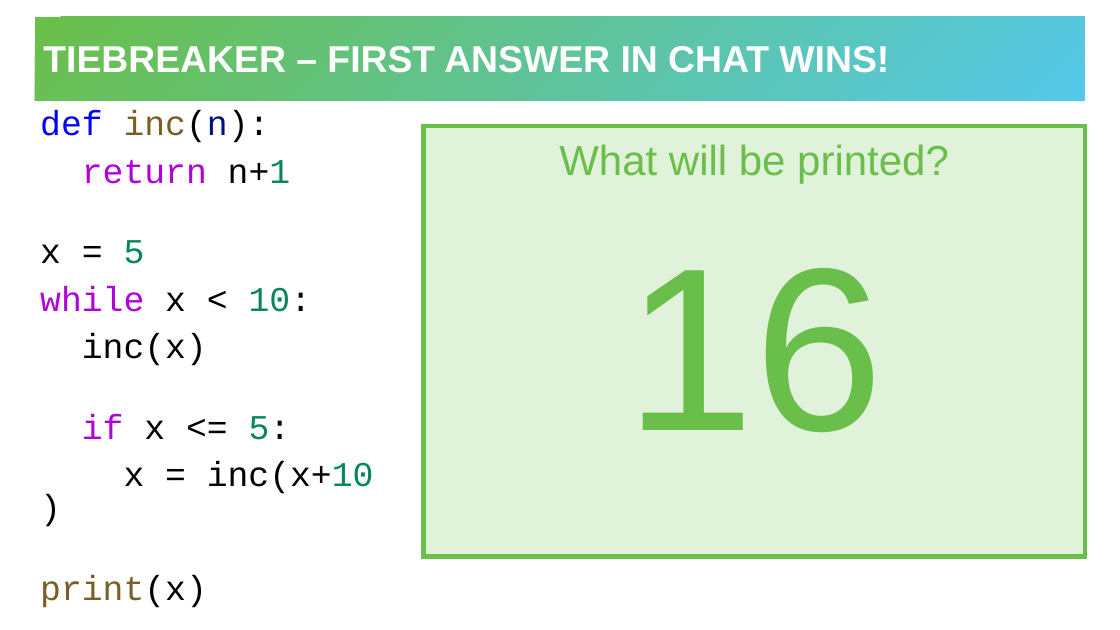
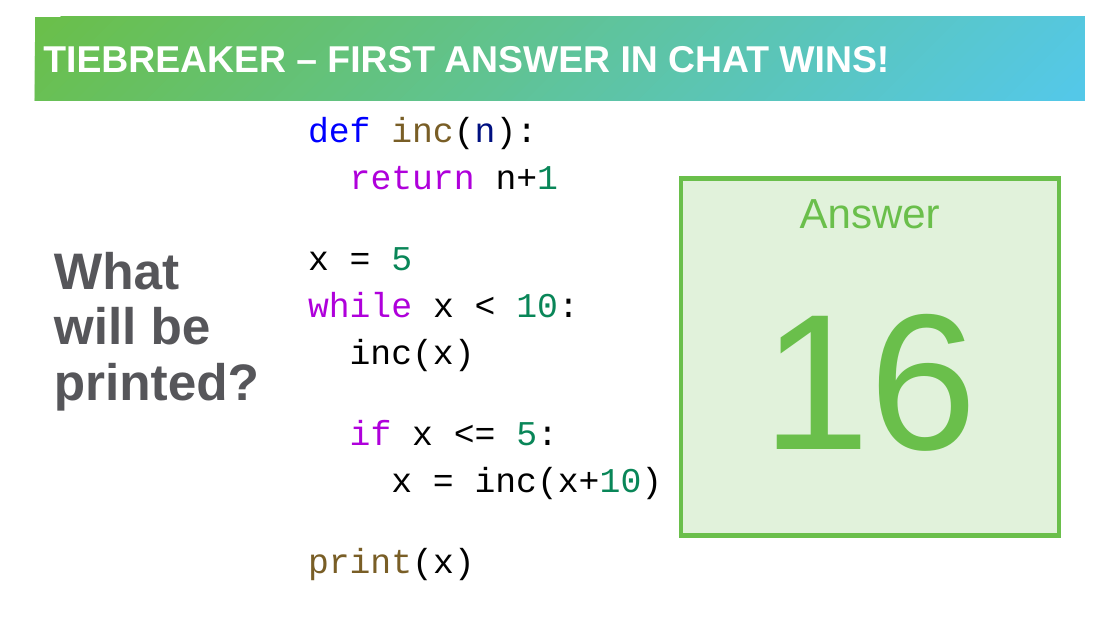
Before and after one commit to hytechclub/py-201, a slide deck: slide 11 of BasicProgramming/TeamQuiz.pptx. Drawn at 1120x630 pixels with LibreOffice and Linux fonts; fonts in the diff are those of the drawing. Boxes give left, top, right and bottom in pixels: in the first picture for what was removed or moved away, otherwise in the second. Text is boxed around its words. In the diff, an @@ line names an element or a change of style, - is before the commit and + after.

```diff
--- a/BasicProgramming/TeamQuiz.pptx
+++ b/BasicProgramming/TeamQuiz.pptx
@@ text "def inc(n):" rewrapped from (40, 110, 374, 608) to (308, 116, 663, 581) @@
@@ rectangle "Answer": place and size @@
-rectangle "Answer" at (423, 126, 1086, 556)
+rectangle "Answer" at (681, 178, 1059, 535)
@@ text in rectangle at (800, 199, 940, 229): text changed @@
-What will be printed?
+Answer
@@ text added at (54, 252, 259, 410), 44 pt, text #56565A, bold @@
+What will be printed?
@@ text in rectangle at (762, 314, 977, 451): size 199 to 166 pt in "16" @@
```
Also in this commit, not shown: 3 other files.
